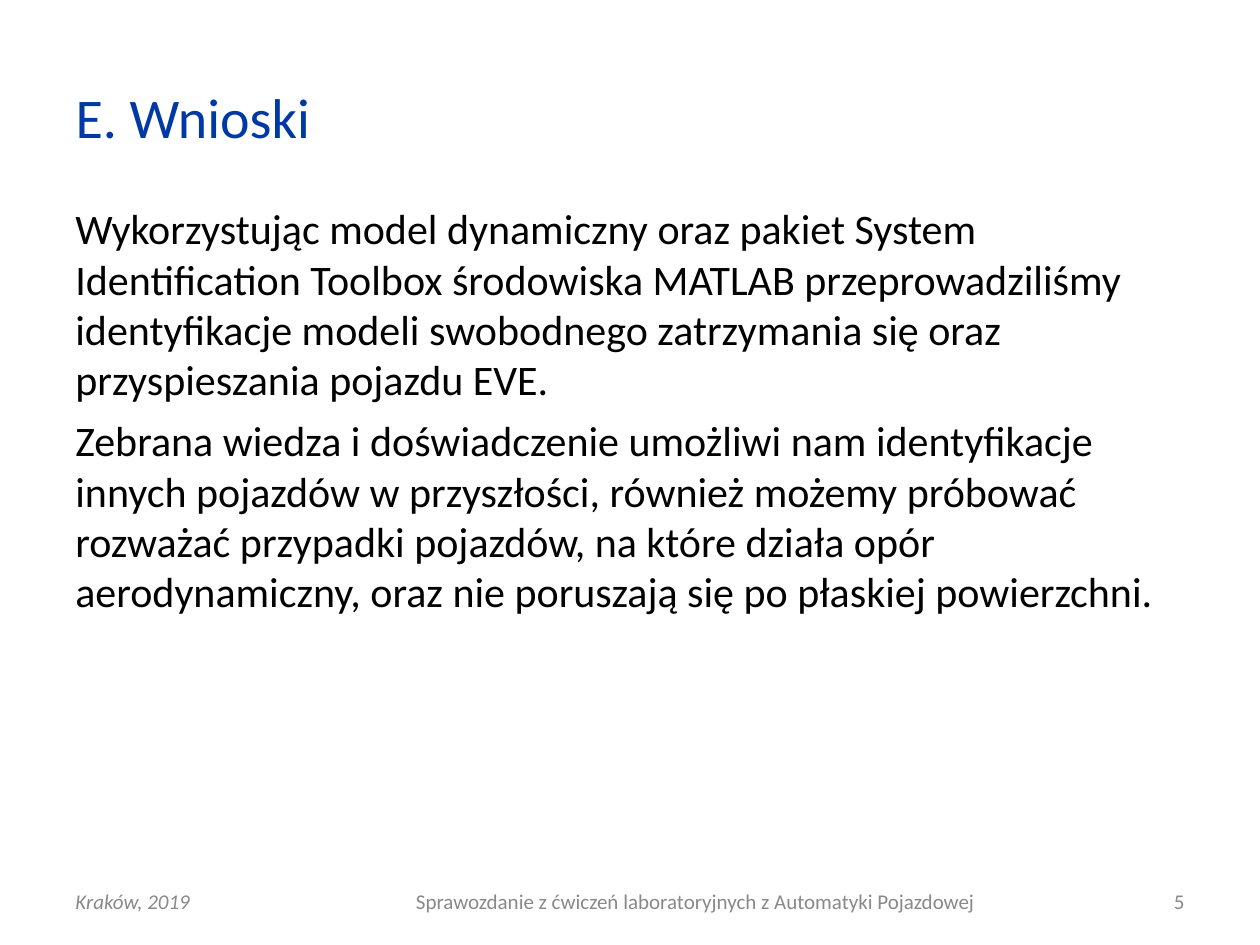
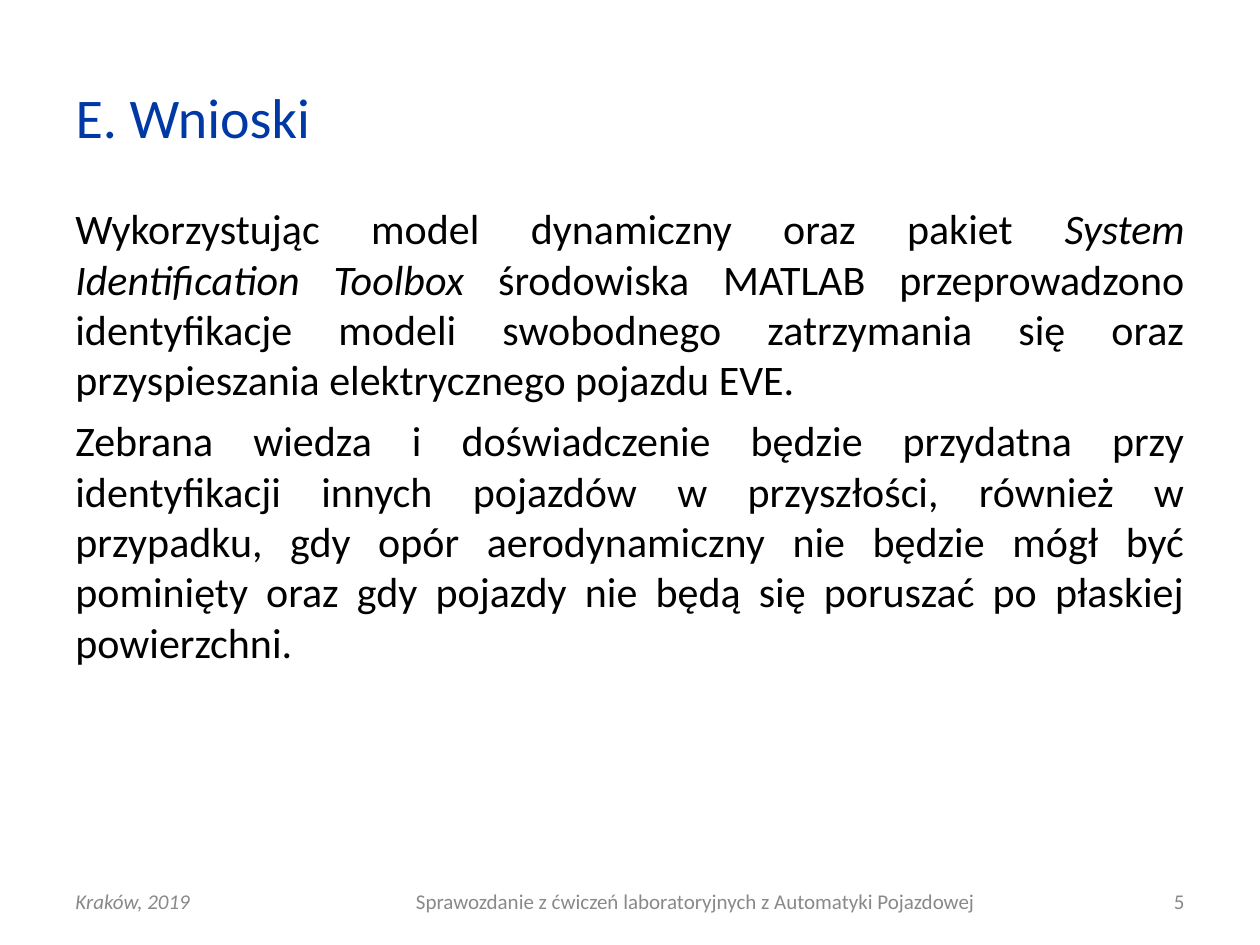
Before and after one commit to Katarzyna-W/AP, a slide deck: slide 5 of Lab3_dynamika/AP_L03_20190313_0800_G01.ppt. Drawn at 1260x945 pixels with LibreOffice and Linux fonts; fonts in the diff are those of the drawing. Boxes give left, top, right and bottom in pixels: in the first picture for what was removed or moved away, otherwise in the second. Text is boxed around its words. In the diff, an @@ line names an element or a change of style, - is before the commit and + after.

```diff
--- a/Lab3_dynamika/AP_L03_20190313_0800_G01.ppt
+++ b/Lab3_dynamika/AP_L03_20190313_0800_G01.ppt
@@ text at bbox=[75, 214, 1185, 665]: text changed @@
-Wykorzystując model dynamiczny oraz pakiet System Identification Toolbox środowiska MATLAB przeprowadziliśmy identyfikacje modeli swobodnego zatrzymania się oraz przyspieszania pojazdu EVE.
-Zebrana wiedza i doświadczenie umożliwi nam identyfikacje innych pojazdów w przyszłości, również możemy próbować rozważać przypadki pojazdów, na które działa opór aerodynamiczny, oraz nie poruszają się po płaskiej powierzchni.
+Wykorzystując model dynamiczny oraz pakiet System Identification Toolbox środowiska MATLAB przeprowadzono identyfikacje modeli swobodnego zatrzymania się oraz przyspieszania elektrycznego pojazdu EVE.
+Zebrana wiedza i doświadczenie będzie przydatna przy identyfikacji innych pojazdów w przyszłości, również w przypadku, gdy opór aerodynamiczny nie będzie mógł być pominięty oraz gdy pojazdy nie będą się poruszać po płaskiej powierzchni.
```
Also in this commit, not shown: 3 other slides changed, 1 other file.
